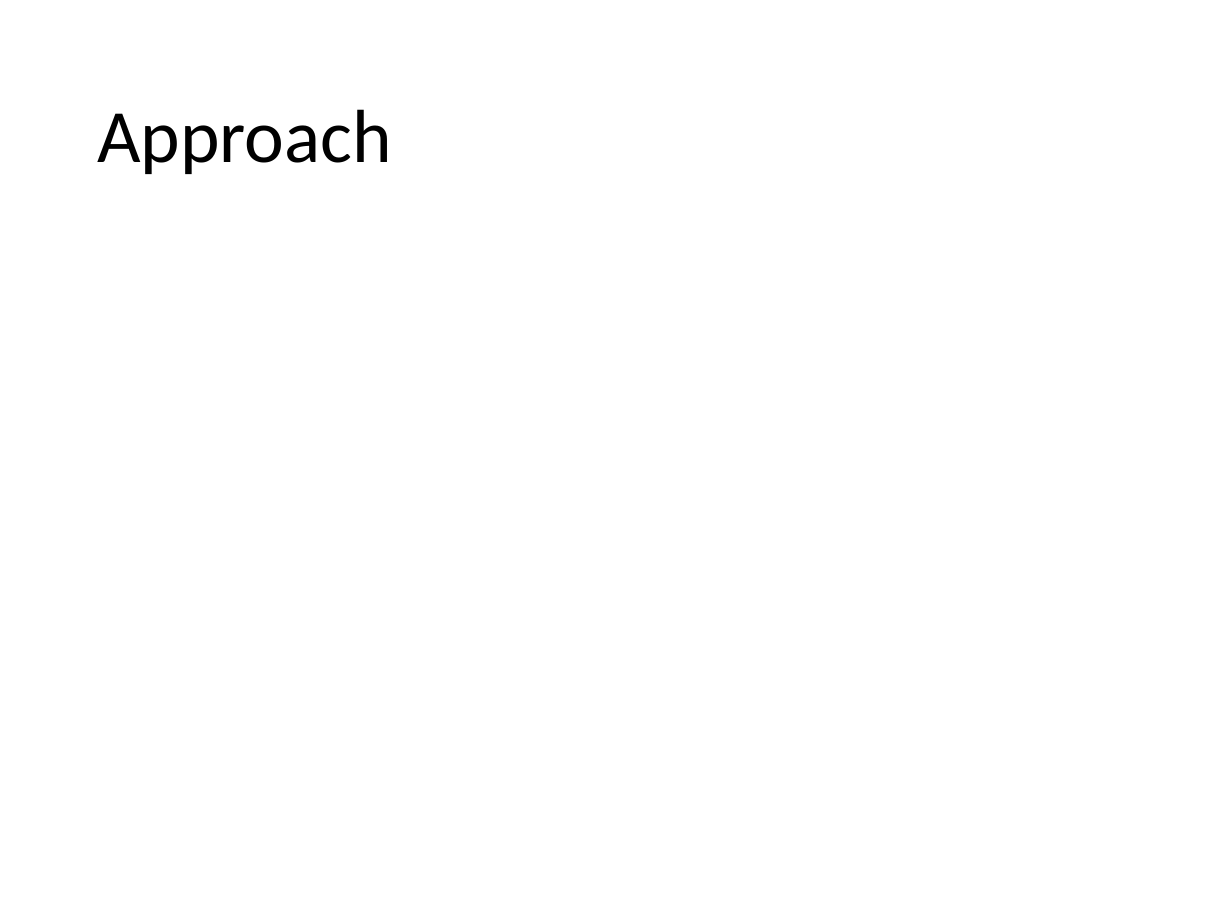
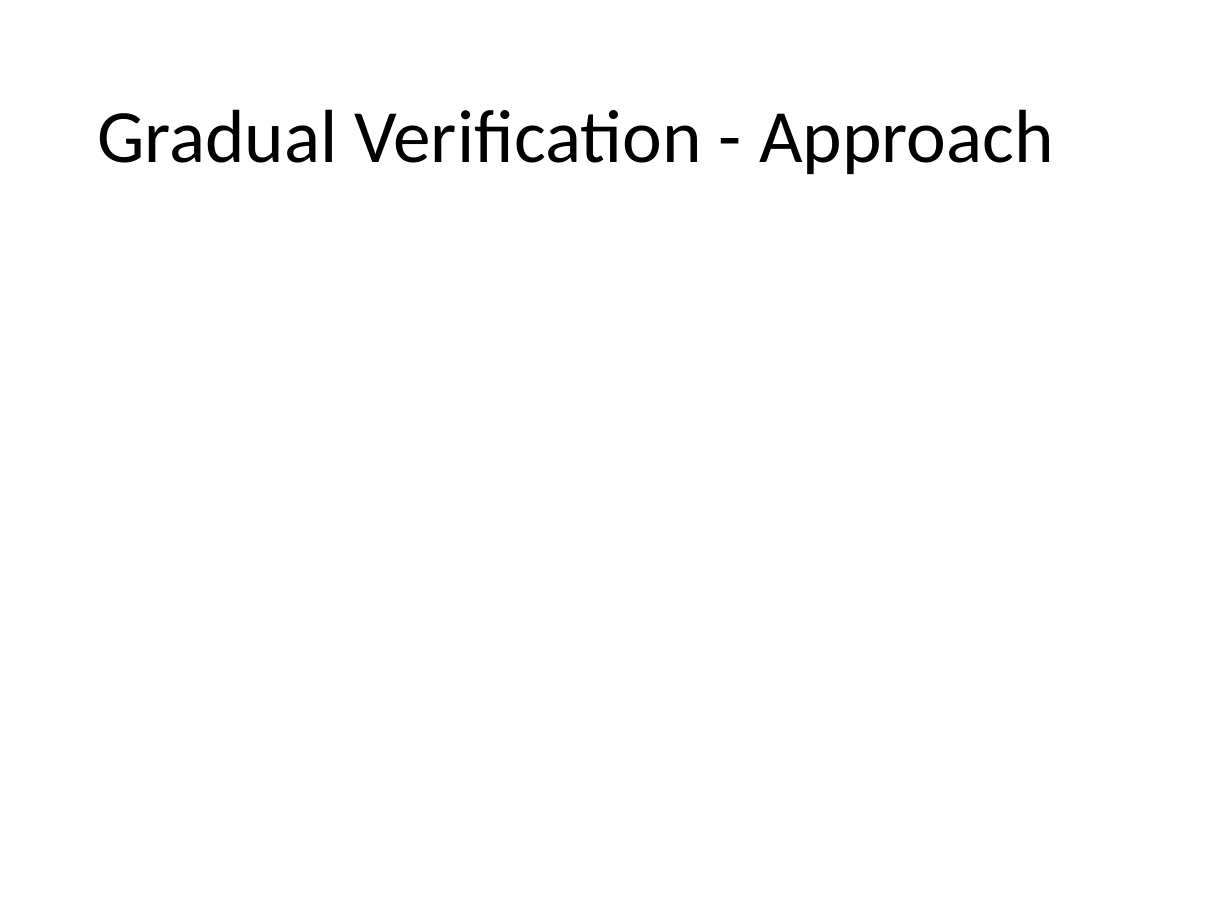
Before and after one commit to olydis/GradVerThesis, a slide deck: slide 10 of presentation/PLunch.pptx. Drawn at 1232x924 pixels with LibreOffice and Linux fonts; fonts in the diff are those of the drawing. Boxes give left, top, right and bottom in pixels: in the first picture for what was removed or moved away, otherwise in the second. Text is boxed around its words. In the diff, an @@ line names an element or a change of style, - is before the commit and + after.

```diff
--- a/presentation/PLunch.pptx
+++ b/presentation/PLunch.pptx
@@ title at (97,109,1054,174): text changed @@
-Approach
+Gradual Verification - Approach
```
Also in this commit, not shown: 1 other slide changed.
